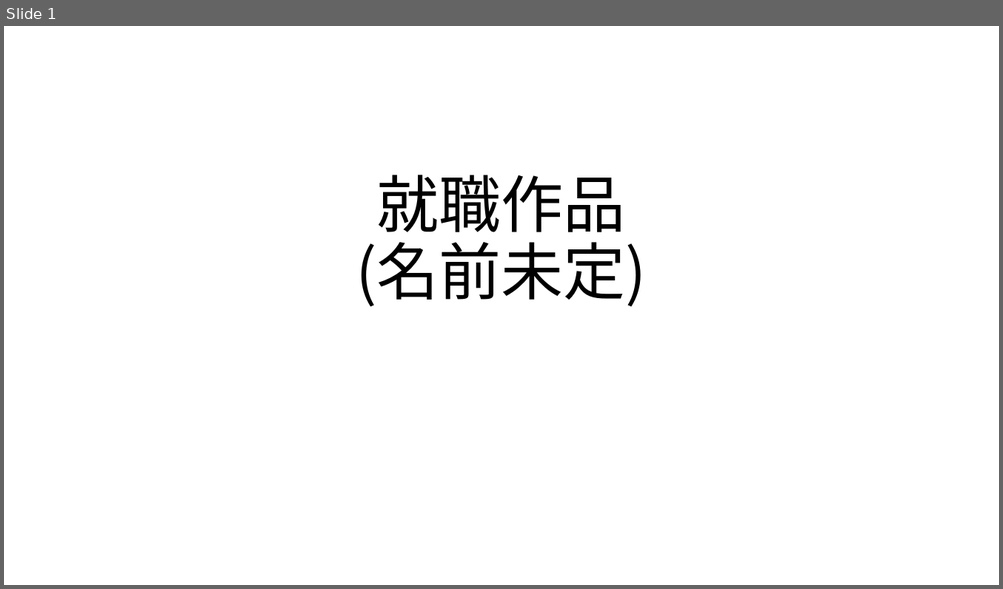
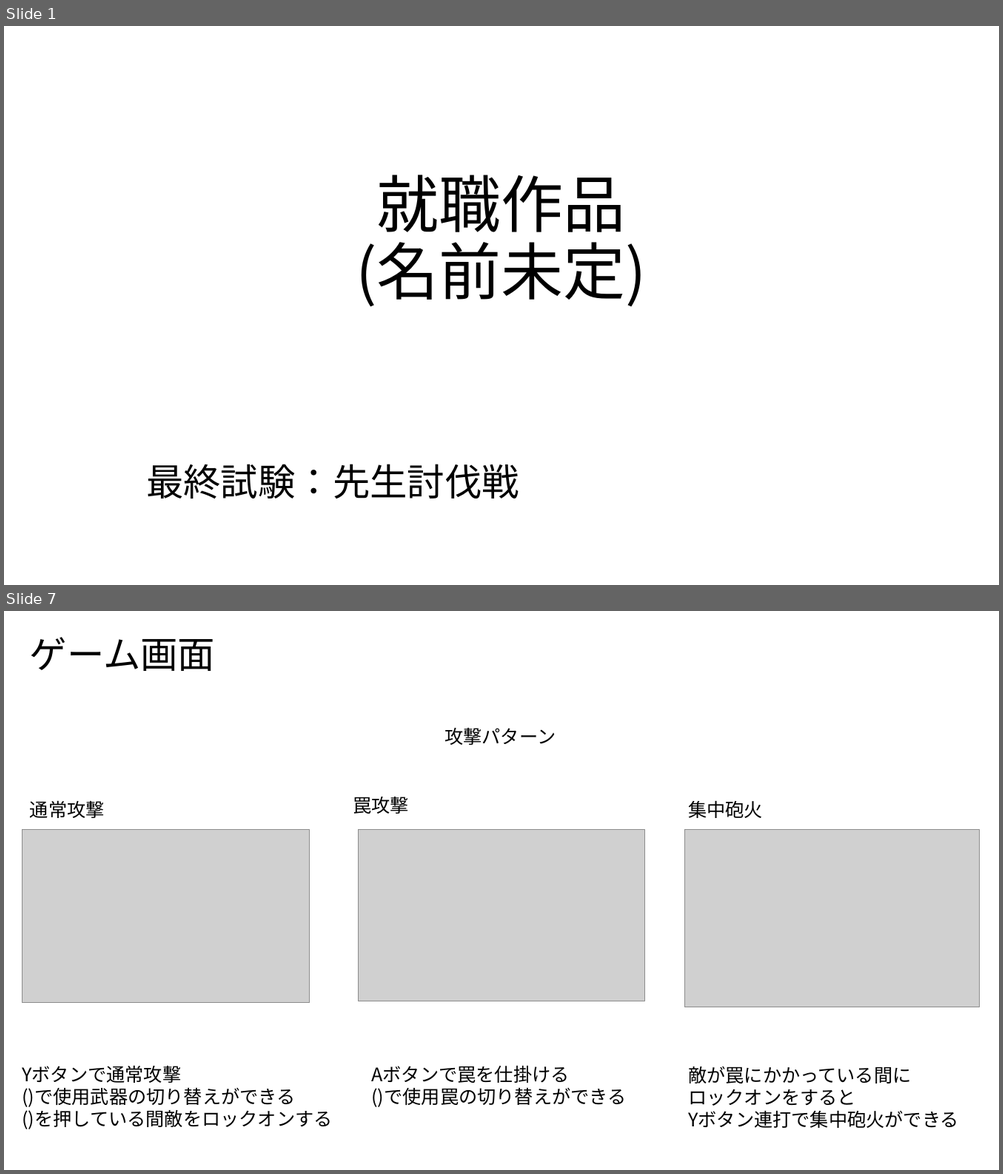
Before and after one commit to kakisawa/ProductionWork, a slide deck: 3DGame_3_NamelessGame/NamelessGame_企画書.pptx. Shown one above the other, each under a label of ours: slide 1 before the commit, slides 1 and 7 after it; the slides between them are not shown. The pictures are 1003x589 and 1003x1174 pixels, drawn with LibreOffice and Linux fonts; fonts in the diff are those of the drawing; grey boxes stand for pictures. Boxes give left, top, right and bottom in pixels: in the first picture for what was removed or moved away, otherwise in the second. Text is boxed around its words. In the diff, an @@ line names an element or a change of style, - is before the commit and + after.

```diff
--- a/3DGame_3_NamelessGame/NamelessGame_企画書.pptx
+++ b/3DGame_3_NamelessGame/NamelessGame_企画書.pptx
@@ slide 7 added at [4,611,999,1170], background #FFFFFF @@
@@ text added at [30,637,215,671], 36 pt, text #000000 @@
+ゲーム画面
@@ text added at [444,728,555,745], 18 pt, text #000000 @@
+攻撃パターン
@@ text added at [30,800,105,818], 18 pt, text #000000 @@
+通常攻撃
@@ text added at [353,797,410,814], 18 pt, text #000000 @@
+罠攻撃
@@ text added at [688,800,762,818], 18 pt, text #000000 @@
+集中砲火
@@ picture added at [22,830,309,1002] @@
@@ picture added at [358,830,644,1001] @@
@@ picture added at [685,830,979,1008] @@
@@ text added at [22,1065,332,1130], 18 pt, text #000000 @@
+Yボタンで通常攻撃
+()で使用武器の切り替えができる
+()を押している間敵をロックオンする
@@ text added at [371,1066,626,1108], 18 pt, text #000000 @@
+Aボタンで罠を仕掛ける
+()で使用罠の切り替えができる
@@ text added at [688,1067,959,1128], 18 pt, text #000000 @@
+敵が罠にかかっている間に
+ロックオンをすると
+Yボタン連打で集中砲火ができる
@@ slide 1 changed as well @@
@@ text added at [146,464,519,499], 36 pt, text #000000 @@
+最終試験：先生討伐戦
```
Also in this commit, not shown: 5 other slides added.
